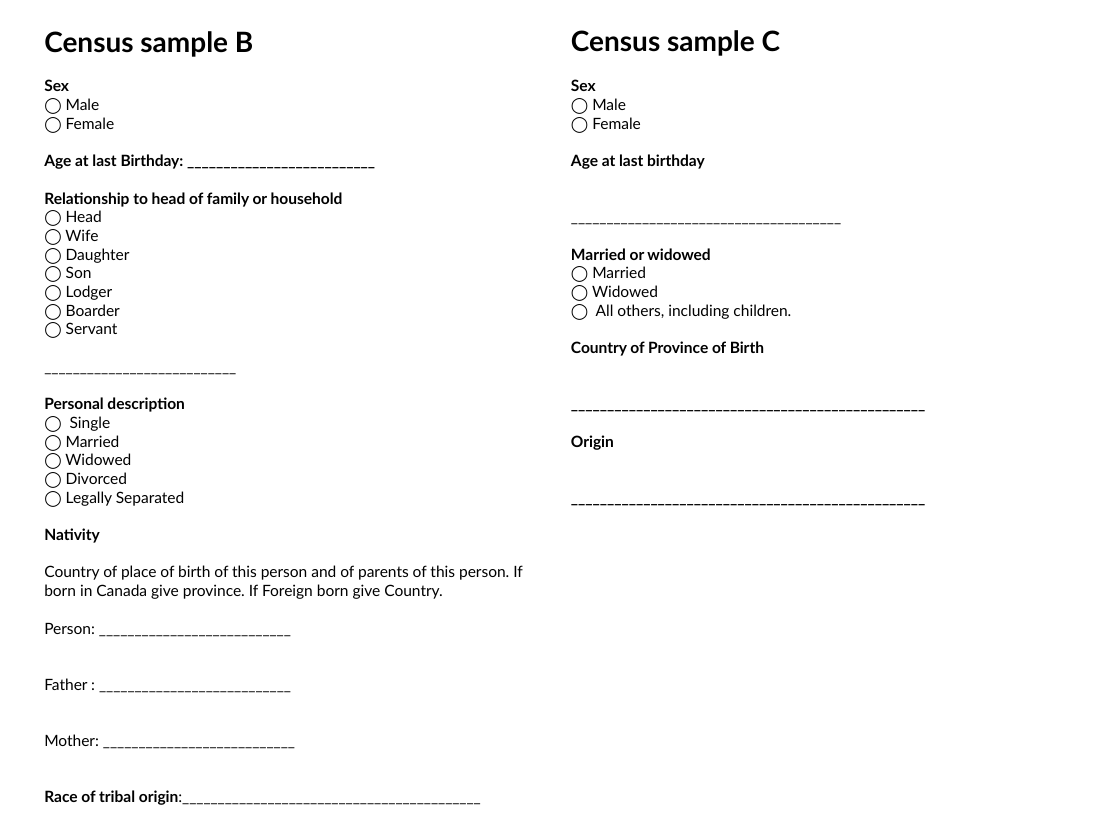
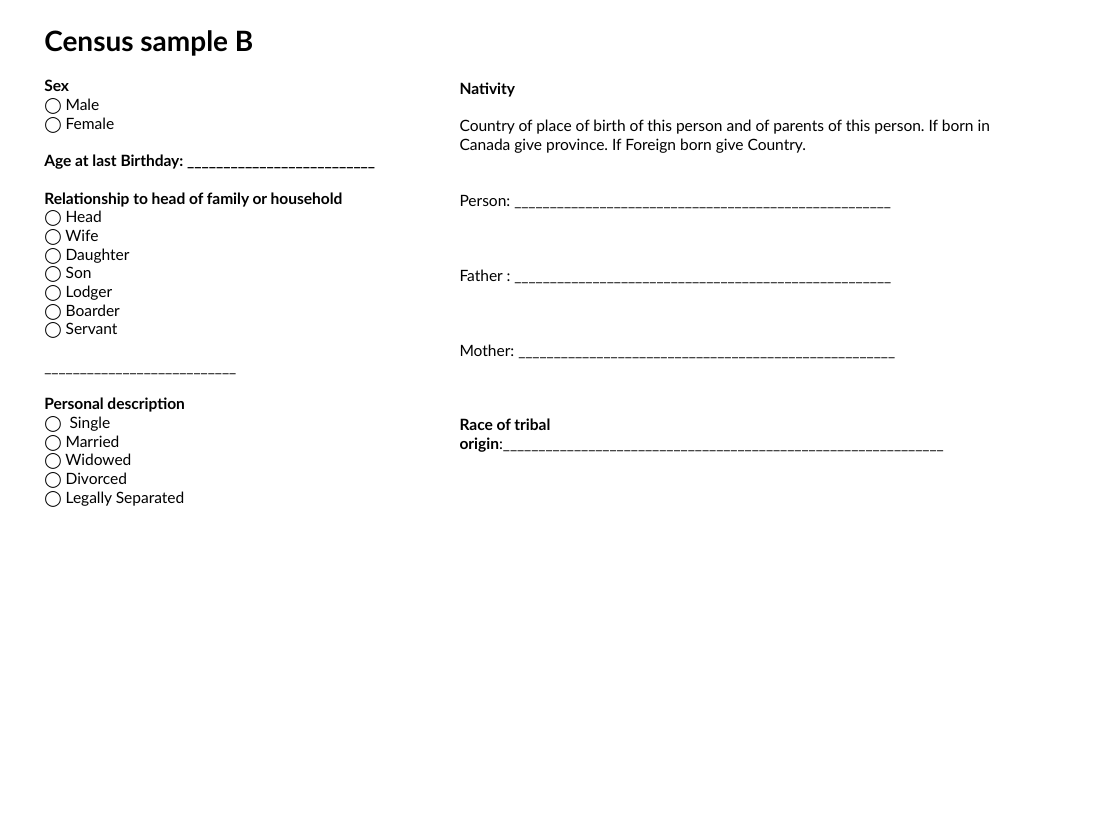
Before and after one commit to lizabolton/statistics-ethics-identity, a slide deck: slide 3 of activity.pptx. Drawn at 1120x840 pixels with LibreOffice and Linux fonts; fonts in the diff are those of the drawing. Boxes give left, top, right and bottom in pixels: in the first picture for what was removed or moved away, otherwise in the second. Text is boxed around its words. In the diff, an @@ line names an element or a change of style, - is before the commit and + after.

```diff
--- a/activity.pptx
+++ b/activity.pptx
@@ text removed at bbox=[571, 30, 791, 450] @@
-Census sample C
-Sex
-◯ Male
-◯ Female
-Age at last birthday
-______________________________________
-Married or widowed
-◯ Married
-◯ Widowed
-◯ All others, including children.
-Country of Province of Birth
-_________________________________________________
-Origin
-_________________________________________________
@@ text added at bbox=[460, 82, 990, 452], 10 pt, text #000000 @@
+Nativity
+Country of place of birth of this person and of parents of this person. If born in Canada give province. If Foreign born give Country.
+Person: _____________________________________________________
+Father : _____________________________________________________
+Mother: _____________________________________________________
+Race of tribal origin:______________________________________________________________
@@ text at bbox=[44, 528, 523, 805]: paragraphs removed @@
-Nativity
-Country of place of birth of this person and of parents of this person. If born in Canada give province. If Foreign born give Country.
-Person: ___________________________
-Father : ___________________________
-Mother: ___________________________
-Race of tribal origin:__________________________________________
```
Also in this commit, not shown: 1 other slide changed, 1 slide added, 7 other files.
